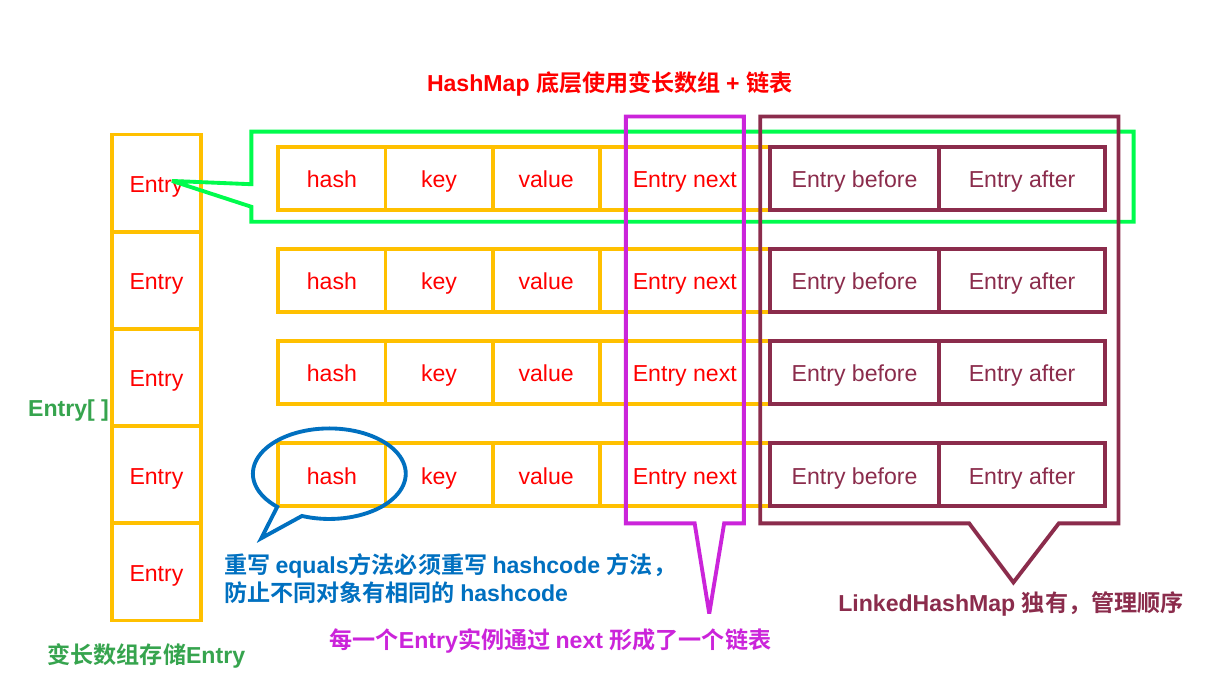
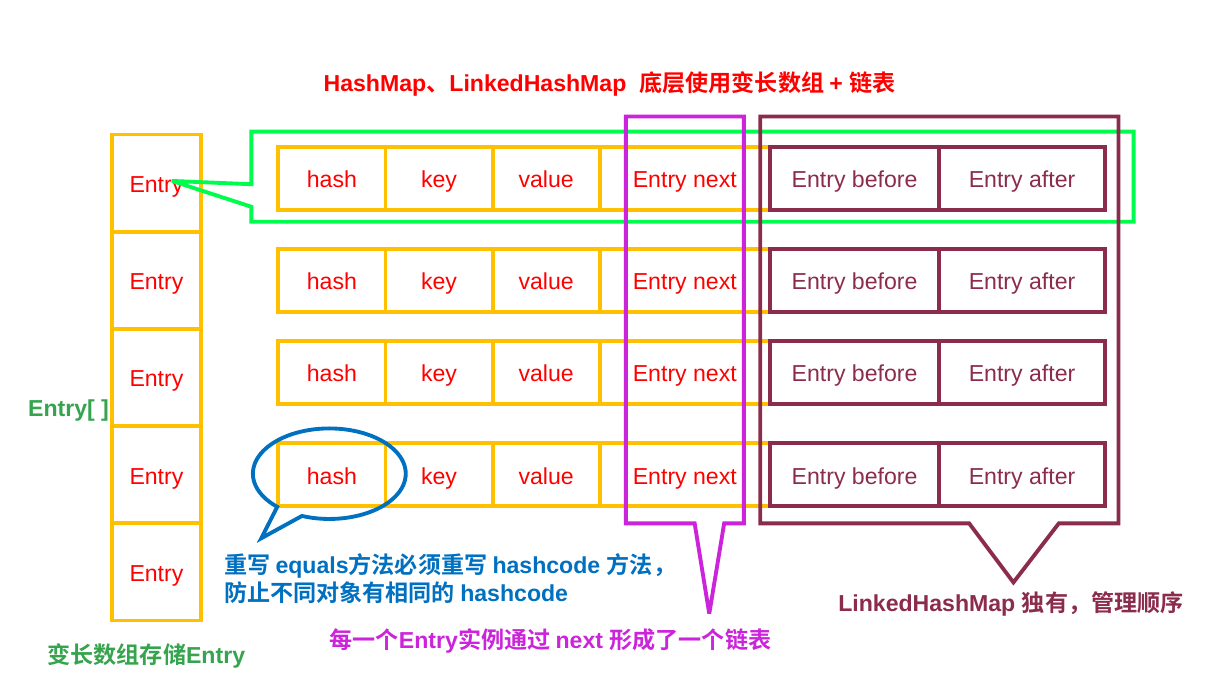
Before and after one commit to linkknown/PPT, a slide deck: slide 28 of 基础PPT/第7章：Java集合操作.pptx. Drawn at 1232x693 pixels with LibreOffice and Linux fonts; fonts in the diff are those of the drawing; background and template pictures are left out. Boxes give left, top, right and bottom in pixels: in the first picture for what was removed or moved away, otherwise in the second. Text is boxed around its words. In the diff, an @@ line names an element or a change of style, - is before the commit and + after.

```diff
--- a/基础PPT/第7章：Java集合操作.pptx
+++ b/基础PPT/第7章：Java集合操作.pptx
@@ text at <box>324,71,895,96</box>: text changed @@
-HashMap 底层使用变长数组 + 链表
+HashMap、LinkedHashMap 底层使用变长数组 + 链表
```
Also in this commit, not shown: 4 other slides changed, 2 slides added, 1 other file.
